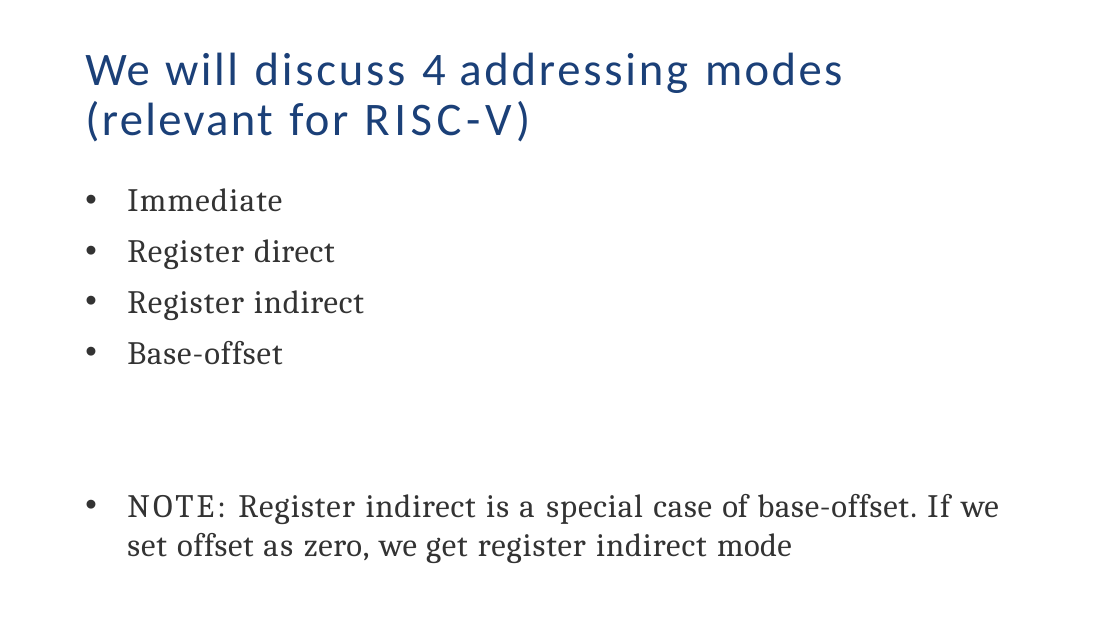
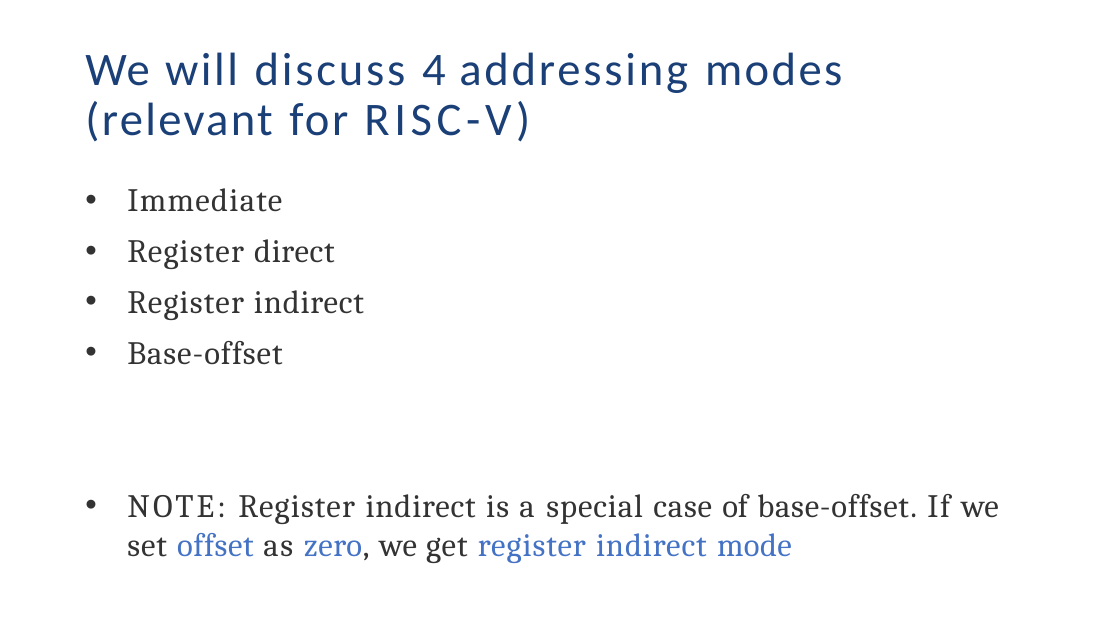
Before and after one commit to PG-DESD/CDAC_Sharing_Data, a slide deck: slide 21 of Microprocessor/TheoryLectures/RISC-V_Theory.pptx. Drawn at 1120x630 pixels with LibreOffice and Linux fonts; fonts in the diff are those of the drawing. Boxes give left, top, right and bottom in pixels: in the first picture for what was removed or moved away, otherwise in the second. Text is boxed around its words. In the diff, an @@ line names an element or a change of style, - is before the commit and + after.

```diff
--- a/Microprocessor/TheoryLectures/RISC-V_Theory.pptx
+++ b/Microprocessor/TheoryLectures/RISC-V_Theory.pptx
@@ text "NOTE: Register indirect is a ..." at box(127, 494, 999, 563): text colour #333333 to #4472C4 in "offset zero, register indirect mode" @@
```
Also in this commit, not shown: 17 other slides changed, 17 slides added, 1 slide removed.
